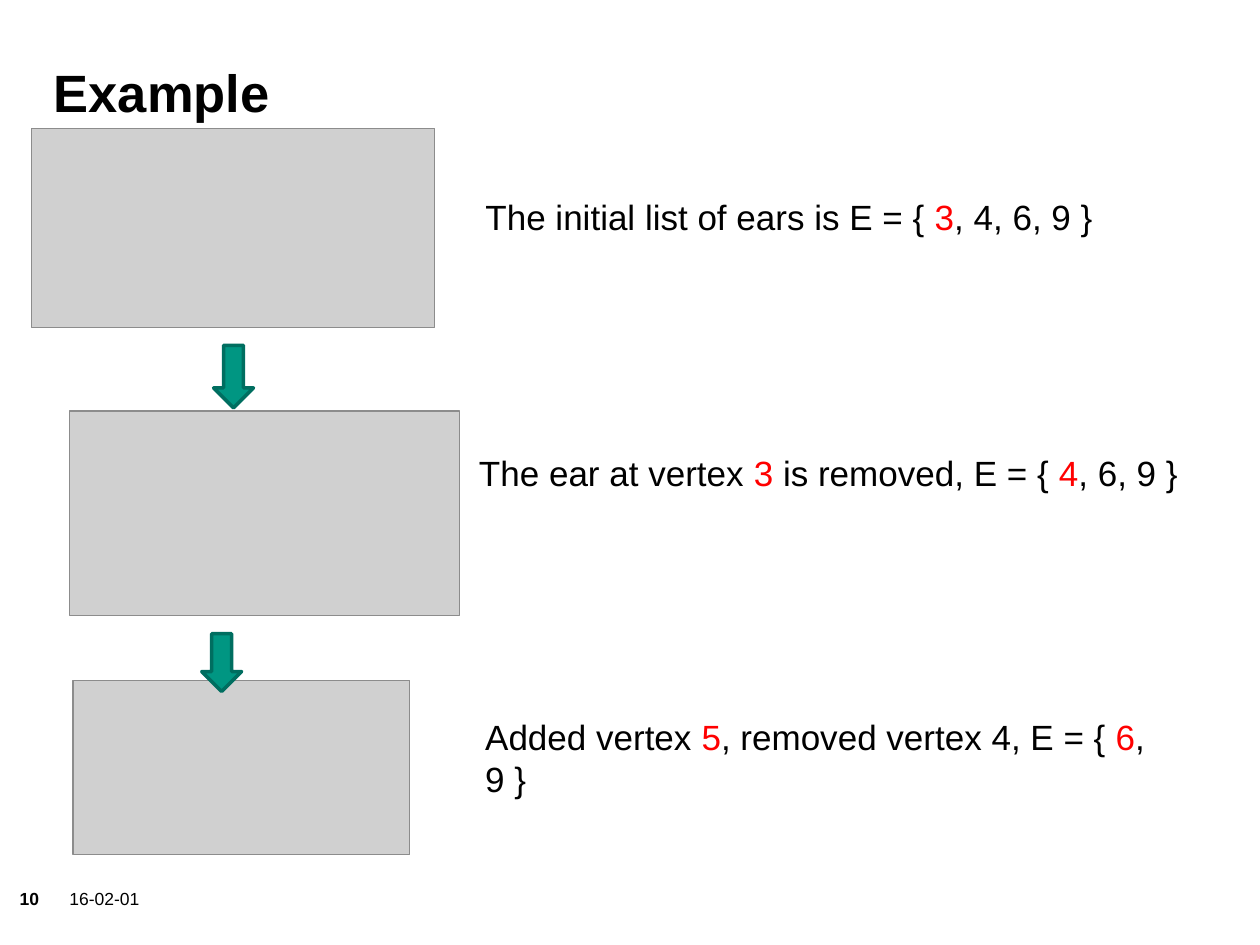
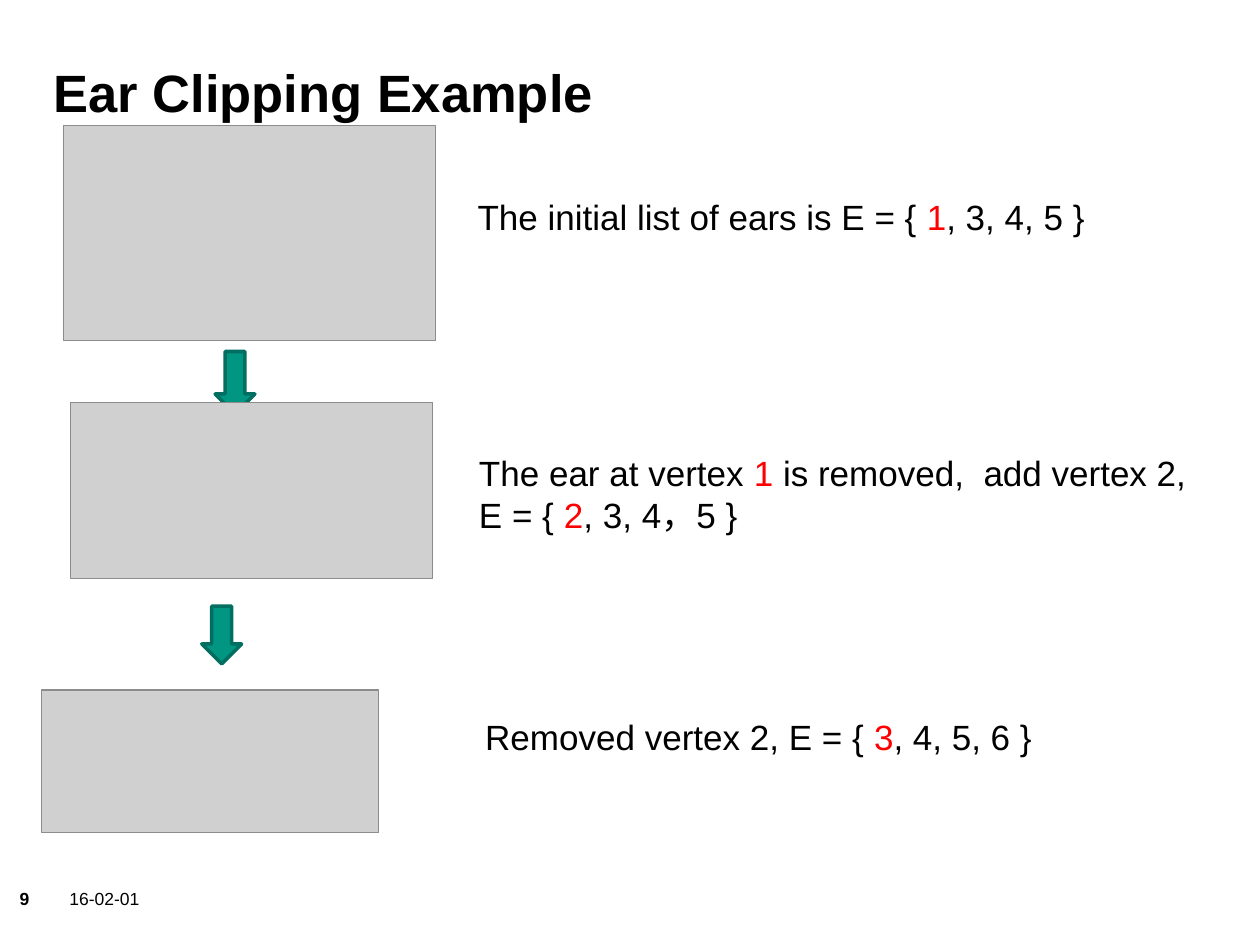
Before and after one commit to sgraf812/compgeom15, a slide deck: slide 9 of presentation/Presentation.pptx (slide 10 before the commit). Drawn at 1260x945 pixels with LibreOffice and Linux fonts; fonts in the diff are those of the drawing; grey boxes stand for pictures; background and template pictures are left out. Boxes give left, top, right and bottom in pixels: in the first picture for what was removed or moved away, otherwise in the second. Text is boxed around its words. In the diff, an @@ line names an element or a change of style, - is before the commit and + after.

```diff
--- a/presentation/Presentation.pptx
+++ b/presentation/Presentation.pptx
@@ title at [54,74,593,123]: text changed @@
-Example
+Ear Clipping Example
@@ picture: place and size @@
-picture at [32,129,435,328]
+picture at [63,126,435,341]
@@ text at [478,204,1063,235]: text changed @@
-The initial list of ears is E = { 3, 4, 6, 9 }
+The initial list of ears is E = { 1, 3, 4, 5 }
@@ down arrow: place and size @@
-down arrow at [214,345,255,408]
+down arrow at [215,352,256,415]
@@ picture: place and size @@
-picture at [69,411,460,615]
+picture at [71,402,433,578]
@@ text at [479,460,1186,533]: text changed @@
-The ear at vertex 3 is removed, E = { 4, 6, 9 }
+The ear at vertex 1 is removed, add vertex 2, E = { 2, 3, 4，5 }
@@ down arrow: place and size @@
-down arrow at [202,634,242,692]
+down arrow at [202,606,242,664]
@@ picture: place and size @@
-picture at [73,680,410,856]
+picture at [42,690,378,833]
@@ text at [485,724,1010,755]: text changed @@
-Added vertex 5, removed vertex 4, E = { 6, 9 }
+Removed vertex 2, E = { 3, 4, 5, 6 }
@@ page number at [20,892,30,905]: text changed @@
-10
+9
```
Also in this commit, not shown: 6 other slides changed, 1 slide removed, 1 other file.
